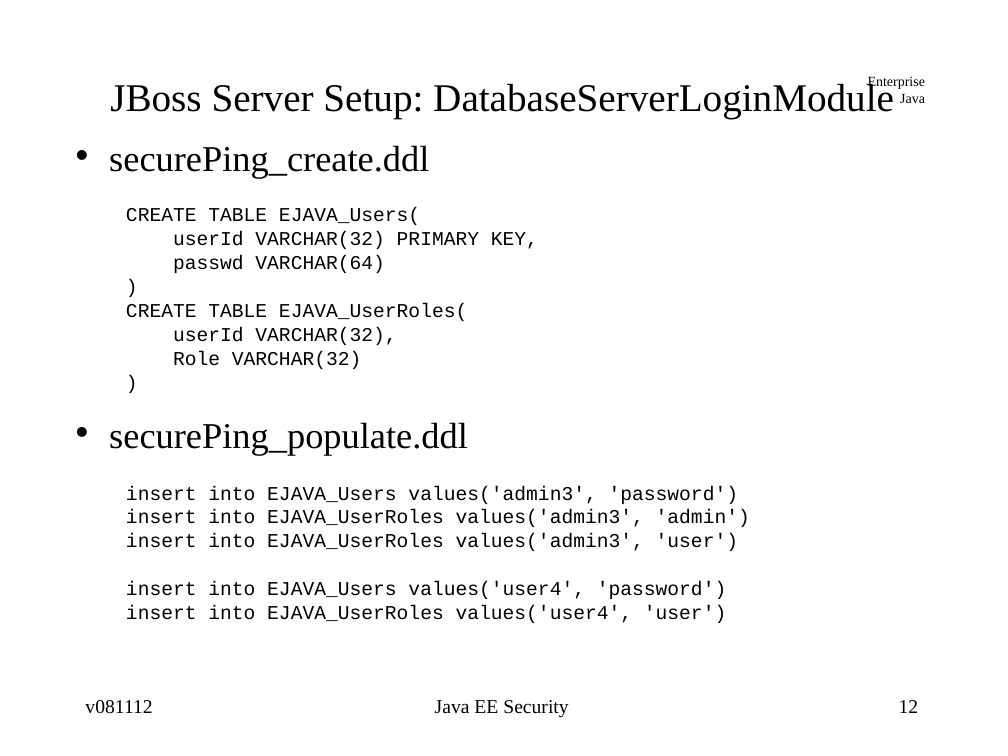
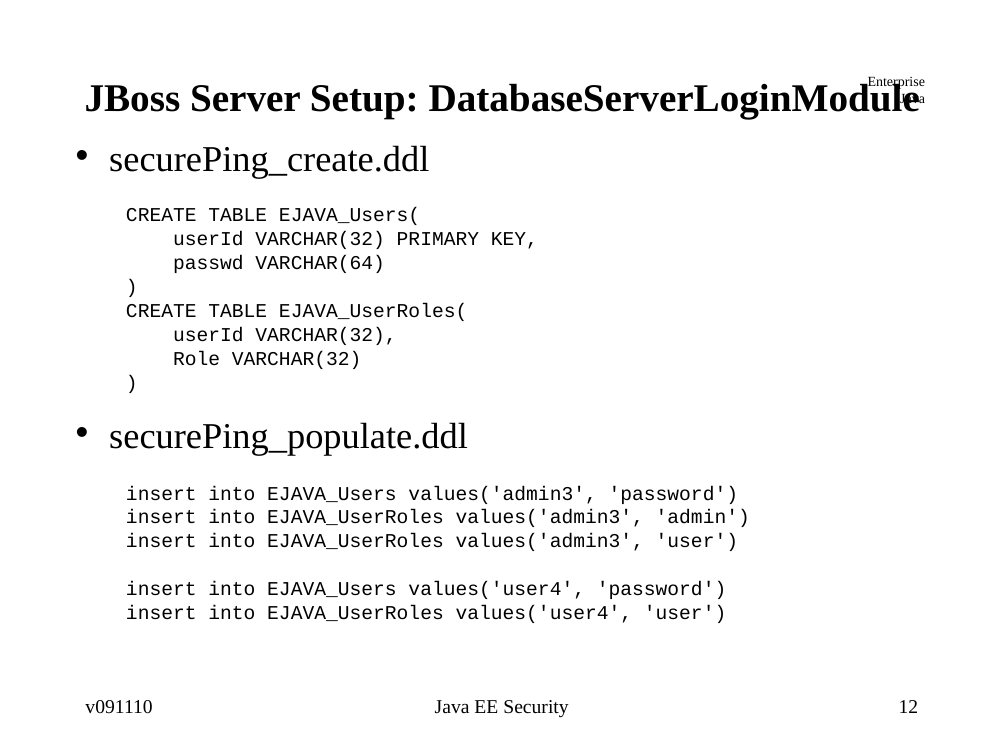
Before and after one commit to jcstaff/ejava-javaee, a slide deck: slide 12 of securePing/src/site/resources/lectures/javaeeSecurity.ppt. Drawn at 1008x756 pixels with LibreOffice and Linux fonts; fonts in the diff are those of the drawing. Boxes give left, top, right and bottom in pixels: in the first picture for what was removed or moved away, otherwise in the second. Text is boxed around its words. In the diff, an @@ line names an element or a change of style, - is before the commit and + after.

```diff
--- a/securePing/src/site/resources/lectures/javaeeSecurity.ppt
+++ b/securePing/src/site/resources/lectures/javaeeSecurity.ppt
@@ title "JBoss Server Setup: DatabaseServerLoginModule" at (85,81,920,119): bold on @@
@@ text at (85,700,152,714): text changed @@
-v081112
+v091110
```
Also in this commit, not shown: 45 other slides changed, 9 other files.
